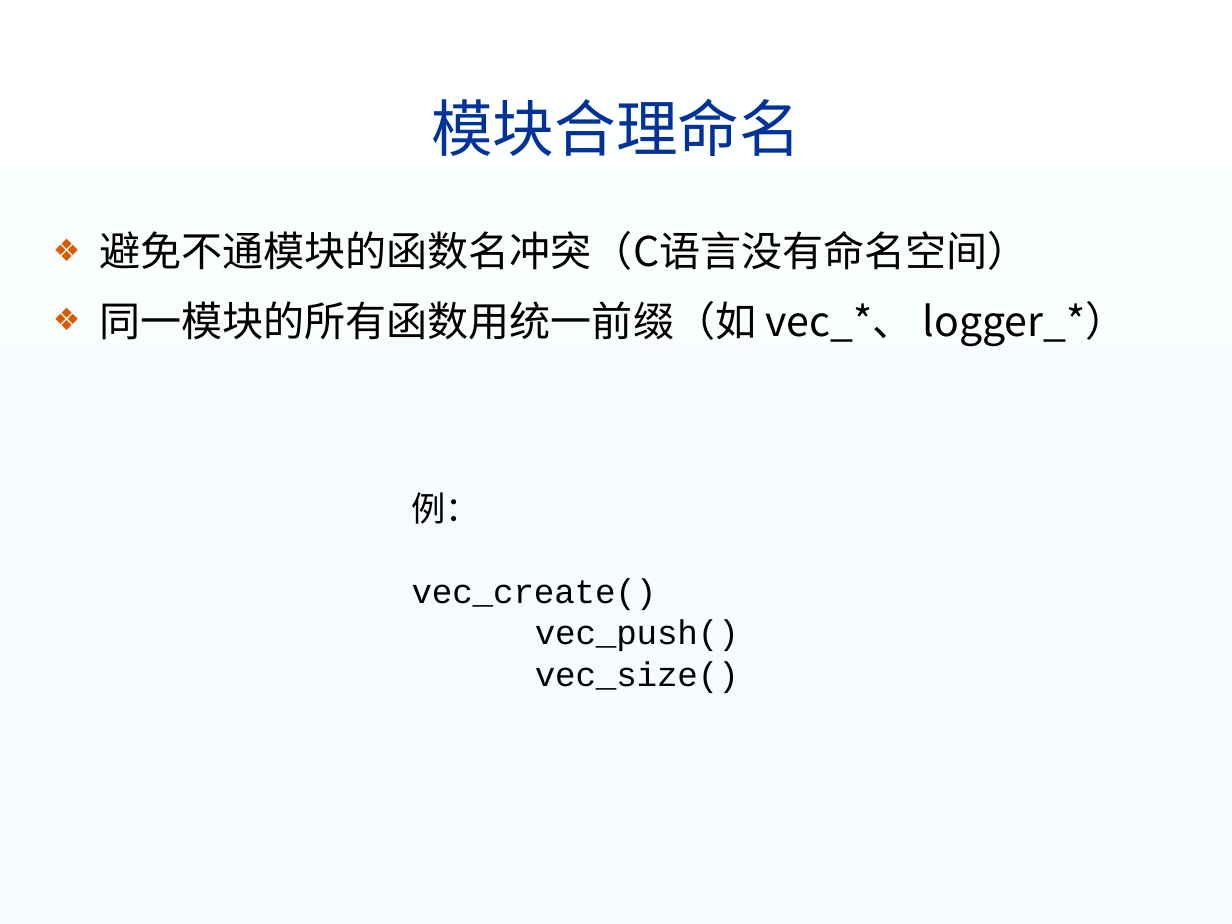
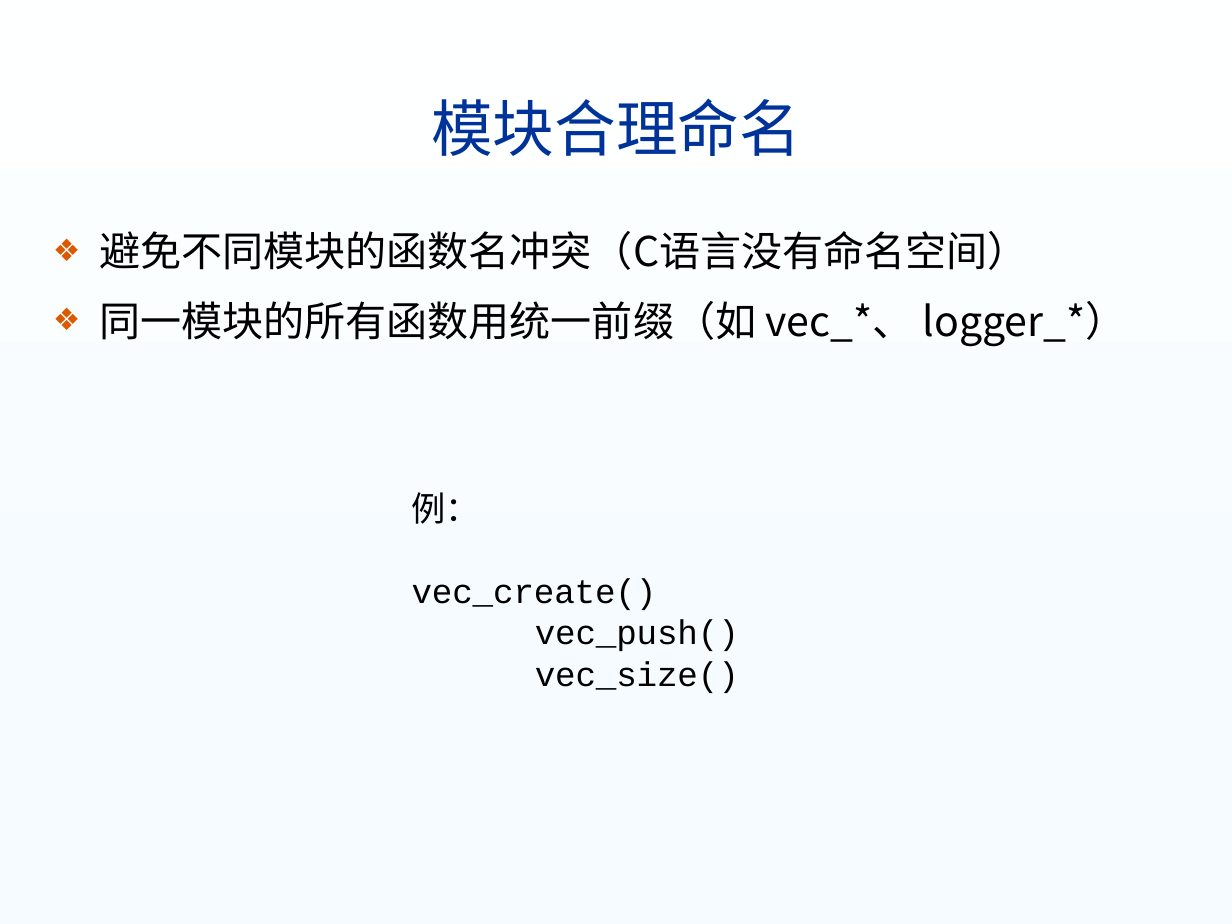
Before and after one commit to USTC-ISP/ustc-isp.github.io, a slide deck: slide 46 of lectures/03模块化程序设计.pptx (slide 51 before the commit). Drawn at 1232x924 pixels with LibreOffice and Linux fonts; fonts in the diff are those of the drawing; background and template pictures are left out. Boxes give left, top, right and bottom in pixels: in the first picture for what was removed or moved away, otherwise in the second. Text is boxed around its words. In the diff, an @@ line names an element or a change of style, - is before the commit and + after.

```diff
--- a/lectures/03模块化程序设计.pptx
+++ b/lectures/03模块化程序设计.pptx
@@ text at <box>99,231,1029,270</box>: text changed @@
-❖ 避免不通模块的函数名冲突（C语言没有命名空间）
+❖ 避免不同模块的函数名冲突（C语言没有命名空间）
```
Also in this commit, not shown: 17 other slides changed, 3 slides added, 8 slides removed, 12 other files.
